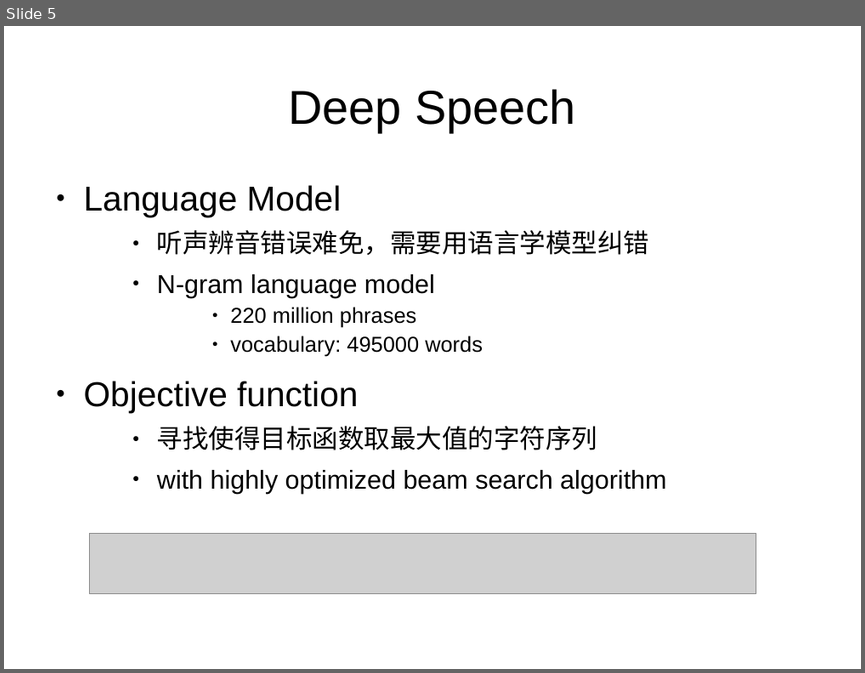
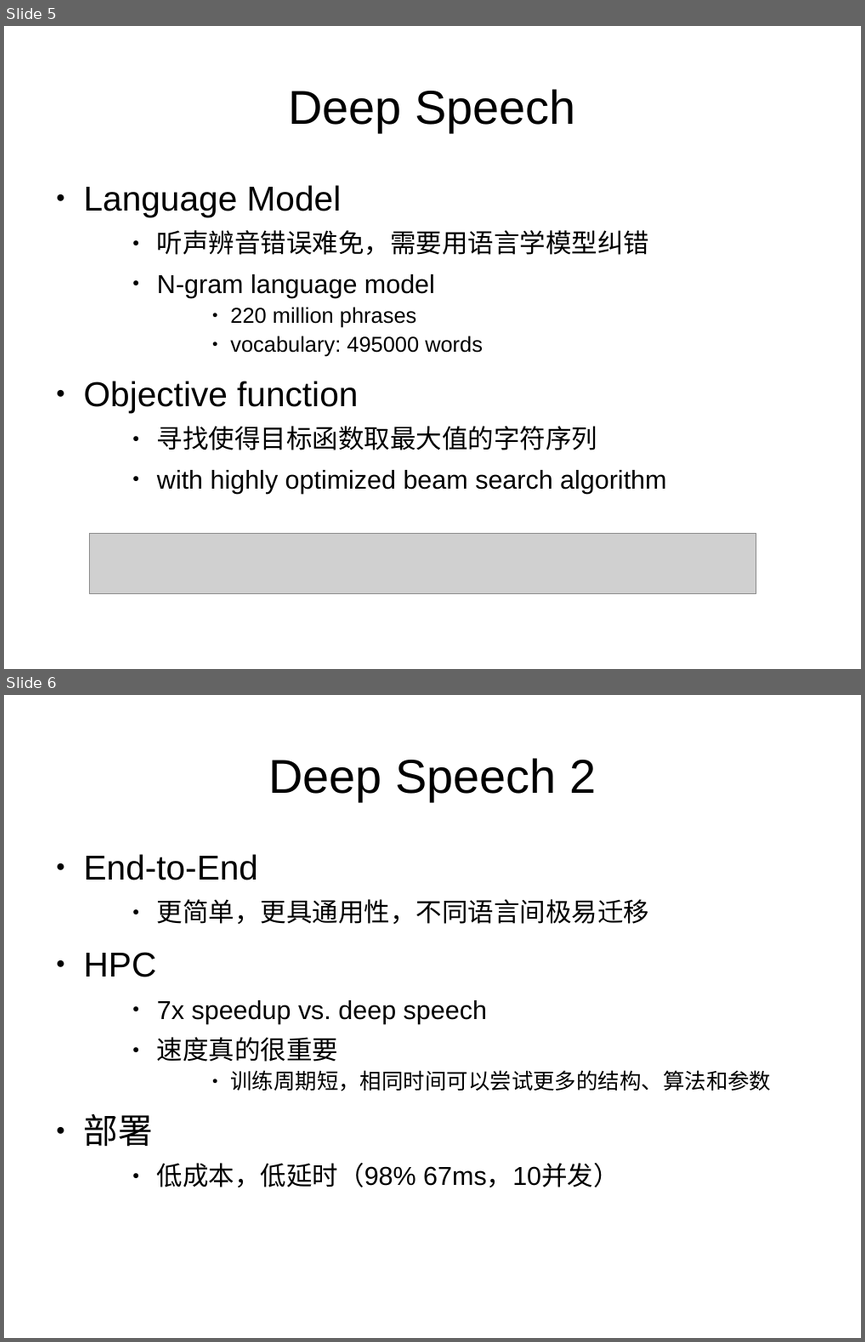
Before and after one commit to iloveat/book_share, a slide deck: asr/deep_speech.odp. Shown one above the other, each under a label of ours: slide 5 before the commit, slides 5 and 6 after it. The pictures are 865x673 and 865x1342 pixels, drawn with LibreOffice and Linux fonts; fonts in the diff are those of the drawing; grey boxes stand for pictures. Boxes give left, top, right and bottom in pixels: in the first picture for what was removed or moved away, otherwise in the second. Text is boxed around its words. In the diff, an @@ line names an element or a change of style, - is before the commit and + after.

```diff
--- a/asr/deep_speech.odp
+++ b/asr/deep_speech.odp
@@ slide 6 added at <box>4,695,861,1338</box>, background #FFFFFF @@
@@ title added at <box>268,758,596,801</box>, 44 pt, text #000000 @@
+Deep Speech 2
@@ text added at <box>84,854,771,1187</box>, 24 pt, text #000000 @@
+● End-to-End
+    ● 更简单，更具通用性，不同语言间极易迁移
+● HPC
+    ● 7x speedup vs. deep speech
+    ● 速度真的很重要
+        ● 训练周期短，相同时间可以尝试更多的结构、算法和参数
+● 部署
+    ● 低成本，低延时（98% 67ms，10并发）
```
Also in this commit, not shown: 2 other slides added.
